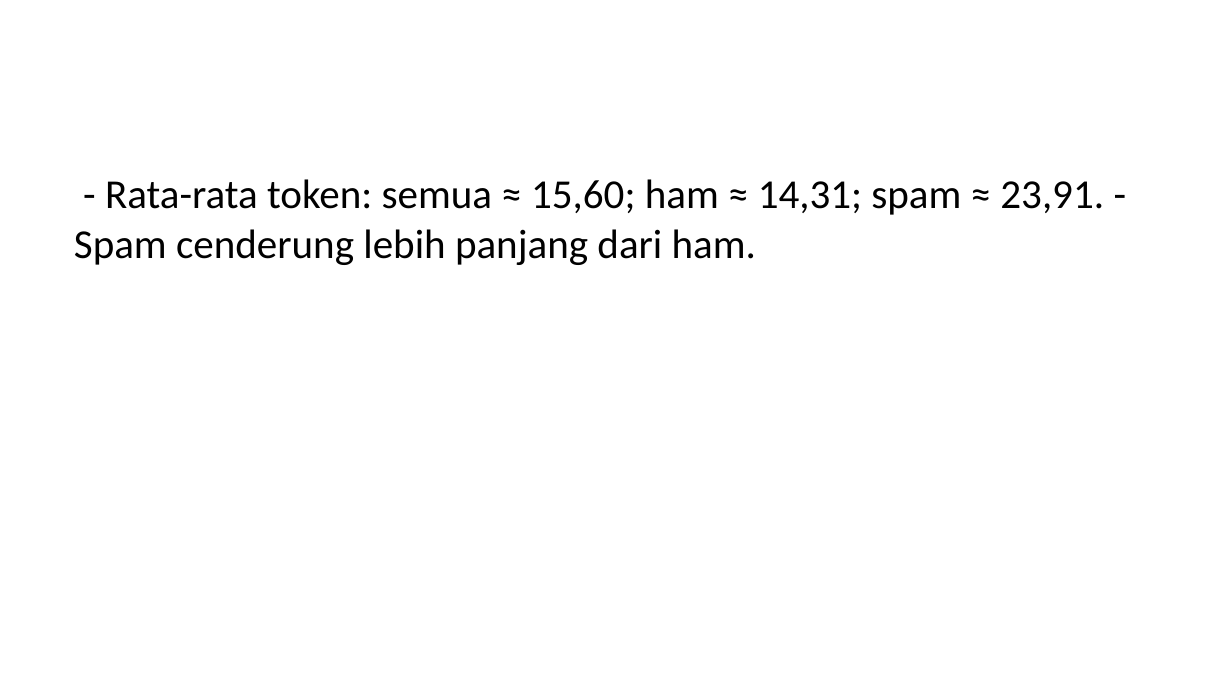
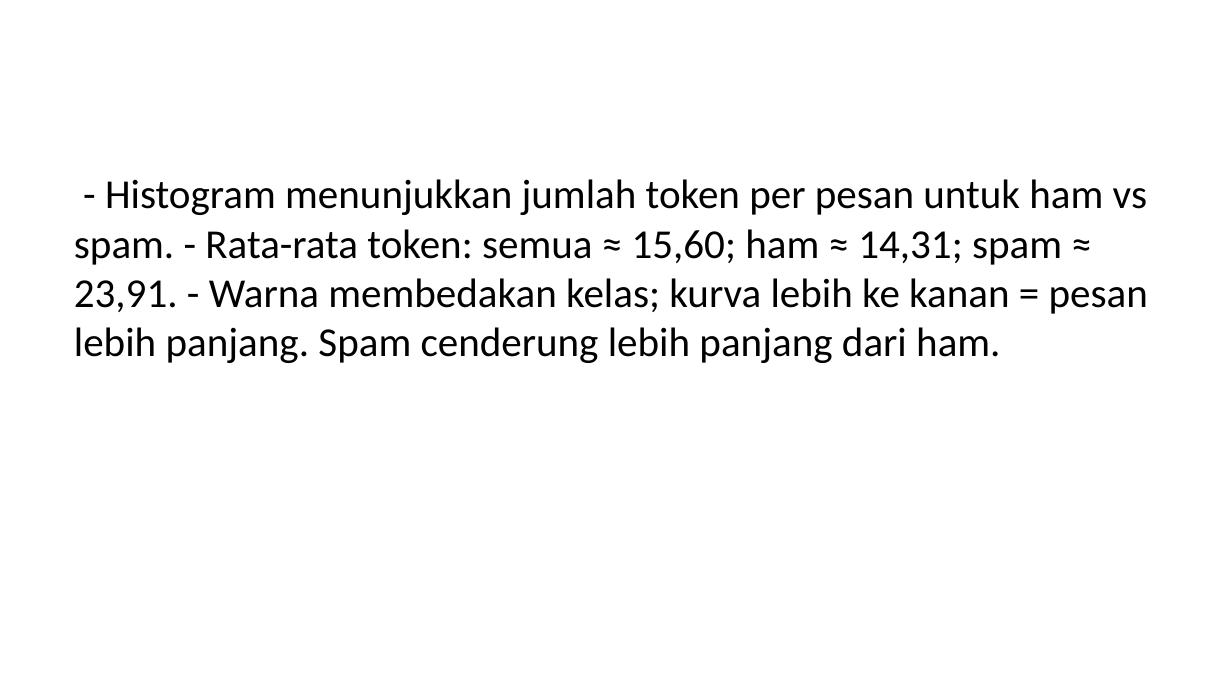
Before and after one commit to dinkznasaruddin/klasifikasi-spam-sms, a slide deck: slide 6 of slides/paper_presentation.pptx. Drawn at 1232x693 pixels with LibreOffice and Linux fonts; fonts in the diff are those of the drawing. Boxes give left, top, right and bottom in pixels: in the first picture for what was removed or moved away, otherwise in the second. Text is boxed around its words. In the diff, an @@ line names an element or a change of style, - is before the commit and + after.

```diff
--- a/slides/paper_presentation.pptx
+++ b/slides/paper_presentation.pptx
@@ text at [74,179,1148,363]: text changed @@
-- Rata-rata token: semua ≈ 15,60; ham ≈ 14,31; spam ≈ 23,91. - Spam cenderung lebih panjang dari ham.
+- Histogram menunjukkan jumlah token per pesan untuk ham vs spam. - Rata-rata token: semua ≈ 15,60; ham ≈ 14,31; spam ≈ 23,91. - Warna membedakan kelas; kurva lebih ke kanan = pesan lebih panjang. Spam cenderung lebih panjang dari ham.
```
Also in this commit, not shown: 5 other slides changed, 3 slides added, 3 slides removed, 18 other files.
